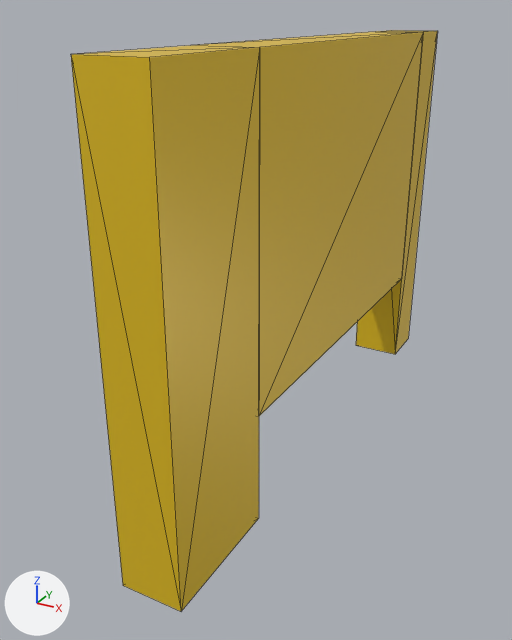
The glTF model assets/parts/stock/vortex_r/vortex_r_fender_right.glb, before and after one commit.
Before and after are seen from a 50 mm lens placed at (0.46, -1.049, 0.043), pointed at (-0.091, -0.046, -0.458). The lights are fixed; the arrows at lower left show +X, +Y and +Z. The picture after the commit comes second. Mesh edges are drawn as thin lines. Vertices at exactly the same position are counted once.

The first picture shows 'vortex_r_fender_right'.
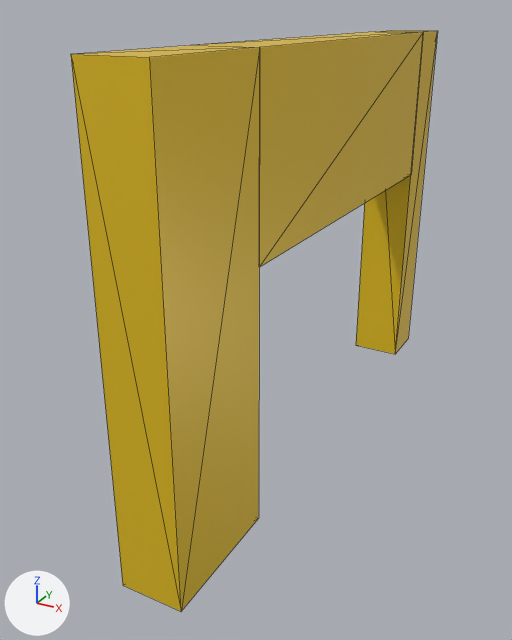
The change, as a list of edits to the scene's bpy script:
```text
Change me_panel_fender_fr:
    where me_panel_fender_fr.from_pydata(...)  # 20 vertices, 36 faces; spans x -0.08..0.02, y -0.46..0.539, z -0.71..0.0
    used by ob_vortex_r_fender_right; location = (0.0, 0.0, 0.0)
    before: 8 (-0.08, 0.439, -0.519), 10 (-0.08, -0.239, -0.519), 11 (0.02, -0.239, -0.519) at pixel (258, 416), 13 (0.02, 0.439, -0.519) at pixel (401, 278)
    me_panel_fender_fr part 1
    add for i in [8, 10, 11, 13]: me_panel_fender_fr.vertices[i].co += Vector((0.0, 0.0, 0.237))
```

Changed parts and their boxes [x1, y1, x2, y2] in the pictures (512 x 640 px; the box of a moved part takes in the faces that stretch with it):
part 1 of me_panel_fender_fr, moved or reshaped: before [259, 32, 423, 416]; after [259, 32, 423, 267]
